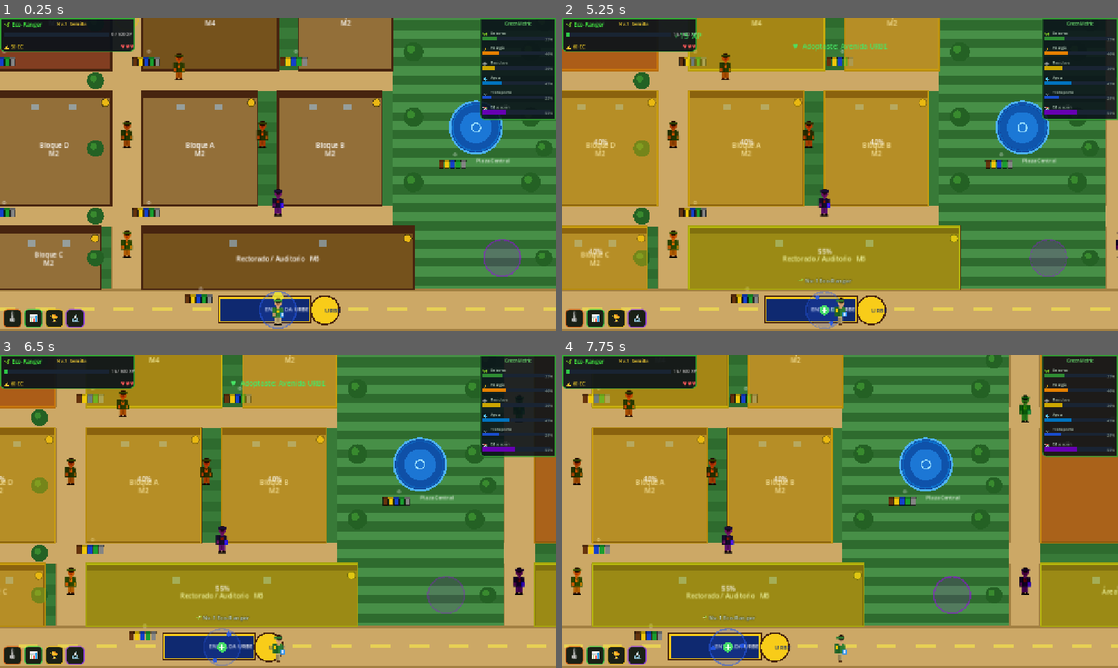
Above: before the commit, frames 1-4 (two rows, left to right).
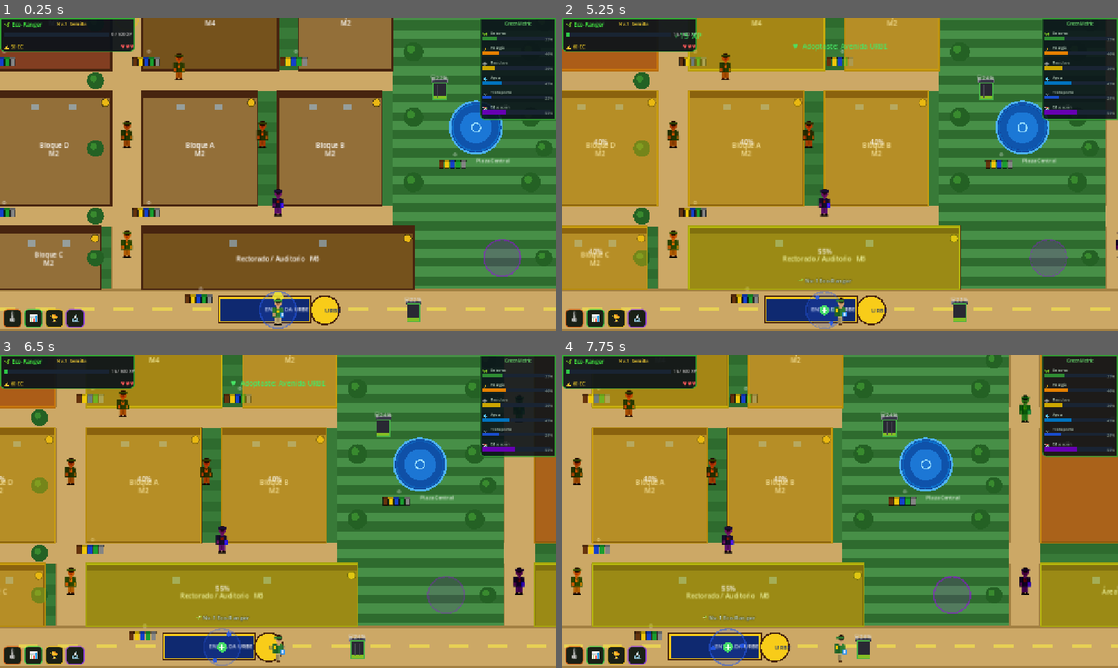
Above: after the commit, the same moments.

Repository: thewasiii123/green-metric-urbe
Game: Godot game, scene res://scenes/mapa/scene_mapa_mundo.tscn
Same seed, same stepped clock (60 frames per second), same inputs: the game is played once before the commit and once after it. This scene is started directly instead of the project's main scene.
Inputs (mouse positions are in pixels of both pictures, inside the frame that each line leads up to):
- Up to frame 1 (0.25 s): no input
- Up to frame 2 (5.25 s): click "🌡" at 0.5 s; click "📊" at 1.25 s; click "🏆" at 2 s; click "🔬" at 2.75 s; click "Siguiente →" at 3.5 s; click "Saltar tutorial" at 4.25 s; tap Enter at 5 s; move the mouse to (962, 158) at 5.02 s; hold D (mover_derecha) from 5.03 s (still down); hold E (interactuar) from 5.03 s (still down); click (962, 158) at 5.17 s
- Up to frame 3 (6.5 s): release D (mover_derecha) at 5.75 s; release E (interactuar) at 5.75 s; drag from (166, 527) to (272, 486) at 5.77 s
- Up to frame 4 (7.75 s): move the mouse to (895, 442) at 6.52 s; hold D (mover_derecha) 6.53-7.25 s; tap Keypad Enter at 6.6 s; drag from (812, 574) to (778, 486) at 7.27 s

The runs differ from the first frame. In frame 1, 0.4% of the frame differs, in the area x 72-81%, y 18-98%; in frame 2, 0.4%; in frame 3, 0.4%, in the area x 62-71%, y 18-98%; in frame 4, 0.4%.

Commit message:
Add trash bin system: bins fill over time, player calls service for XP
scenes/mapa/contenedor_basura.gd (new):
- Node2D drawn with _draw(): body fills green→yellow→red as it fills
- Lid, decorative grooves, floating label showing % and status icon
- TASA_LLENADO=0.0028/s → 0-100% in ~6 min; random start 10-55%
- Pulsing red border at >=80% full (2 Hz via _pulse_t)
- solicitar_servicio(): 4s cooldown then emits vaciado(xp)
- XP scale: 5/7/10/15/20 depending on fill level at call time
- vaciado signal for SceneMapaMundo to react

SceneMapaMundo.gd:
- 5 bins at walkable positions: Cafetín (328,185), Bloque A (552,185),
  Corredor Oeste (216,490), Plaza Central (920,400), Avenida URBE (880,740)
- Panel UI: bin name, fill bar (color-coded), status text with XP preview,
  "Llamar servicio" button, Cerrar button
- E key: closes panel if open; checks bins before green zones
- _on_contenedor_vaciado: grants XP + EC, adds 0.02-0.04 to M3 progress,
  shows notification

Co-Authored-By: Claude Sonnet 4.6 <noreply@anthropic.com>

Diff:
--- a/scenes/mapa/SceneMapaMundo.gd
+++ b/scenes/mapa/SceneMapaMundo.gd
@@ -22,6 +22,7 @@
 const SIMULADOR_ESCENA          := preload("res://scenes/ui/simulador_decision.gd")
 const RESULTADOS_ESCENA         := preload("res://scenes/ui/resultados_greenmetric.gd")
 const ZONA_VERDE_ESCENA         := preload("res://scenes/mapa/zona_verde.gd")
+const CONTENEDOR_ESCENA         := preload("res://scenes/mapa/contenedor_basura.gd")
 
 # ── Sistema de niveles ───────────────────────────────────────
 const NIVELES : Array = [
@@ -391,6 +392,16 @@
 var _pzm_costo_lbl       : Label       = null
 var _pzm_btn_mejorar     : Button      = null
 var _zona_en_panel       : Node2D      = null
+
+# ── Contenedores de basura ────────────────────────────────────
+var _contenedores        : Array    = []
+var _panel_contenedor    : Panel    = null
+var _pc_titulo_lbl       : Label    = null
+var _pc_barra_bg         : ColorRect = null
+var _pc_barra_fill       : ColorRect = null
+var _pc_estado_lbl       : Label    = null
+var _pc_btn_servicio     : Button   = null
+var _contenedor_en_panel : Node2D   = null
 var _timer_crisis     : float       = 0.0
 const _CRISIS_MIN     : float       = 90.0
 const _CRISIS_MAX     : float       = 180.0
@@ -426,6 +437,7 @@
 	_construir_notificacion_zona()
 	_construir_panel_completado()
 	_construir_panel_zona_mejora()
+	_construir_panel_contenedor()
 	_actualizar_hud()
 
 	# Conectar señal de interacción del jugador para efecto de cámara
@@ -626,9 +638,14 @@
 		return
 	if _minijuego_residuos and _minijuego_residuos.visible:
 		return
+	if _panel_contenedor and _panel_contenedor.visible:
+		_cerrar_panel_contenedor()
+		return
 	if _zona_activa != "":
 		_mostrar_pantalla_mision()
 	else:
+		if _verificar_contenedor_cercano():
+			return
 		_verificar_zona_verde_cercana()
 
 
@@ -1224,6 +1241,9 @@
 	# Zonas verdes adoptables
 	_spawn_zonas_verdes()
 
+	# Contenedores de basura
+	_spawn_contenedores()
+
 	# EcoCredits label (esquina superior derecha)
 	_hud_creditos_lbl = Label.new()
 	_hud_creditos_lbl.set_anchors_preset(Control.PRESET_TOP_LEFT)
@@ -1474,6 +1494,209 @@
 		_hud_canvas.add_child(btn)
 
 
+# ════════════════════════════════════════════════════════════
+# CONTENEDORES DE BASURA
+# ════════════════════════════════════════════════════════════
+const DATOS_CONTENEDORES : Array = [
+	# Norte del Cafetín (franja norte, y≈185)
+	{"nombre": "Cafetín",        "pos": Vector2(328, 185)},
+	# Norte del Bloque A (franja norte, y≈185)
+	{"nombre": "Bloque A",       "pos": Vector2(552, 185)},
+	# Corredor oeste fila-2 (x=192..240, entre Bloque G y Bloque D)
+	{"nombre": "Corredor Oeste", "pos": Vector2(216, 490)},
+	# Plaza Central (área abierta este del campus)
+	{"nombre": "Plaza Central",  "pos": Vector2(920, 400)},
+	# Avenida URBE (sur del campus, y>704)
+	{"nombre": "Avenida URBE",   "pos": Vector2(880, 740)},
+]
+
+func _spawn_contenedores() -> void:
+	for dato : Dictionary in DATOS_CONTENEDORES:
+		var c := CONTENEDOR_ESCENA.new()
+		c.nombre_bin = dato["nombre"]
+		c.position   = dato["pos"]
+		c.z_index    = 2
+		add_child(c)
+		c.vaciado.connect(_on_contenedor_vaciado.bind(c))
+		_contenedores.append(c)
+	print("🗑 %d contenedores instanciados" % _contenedores.size())
+
+
+func _construir_panel_contenedor() -> void:
+	_panel_contenedor = Panel.new()
+	_panel_contenedor.set_anchors_preset(Control.PRESET_CENTER)
+	_panel_contenedor.custom_minimum_size = Vector2(340, 210)
+	_panel_contenedor.offset_left   = -170
+	_panel_contenedor.offset_top    = -105
+	_panel_contenedor.offset_right  =  170
+	_panel_contenedor.offset_bottom =  105
+	var ps := StyleBoxFlat.new()
+	ps.bg_color     = Color(0.06, 0.06, 0.08, 0.97)
+	ps.border_color = Color(0.55, 0.42, 0.12)
+	ps.set_border_width_all(3)
+	ps.set_corner_radius_all(14)
+	ps.shadow_color = Color(0.40, 0.30, 0.05, 0.50)
+	ps.shadow_size  = 16
+	_panel_contenedor.add_theme_stylebox_override("panel", ps)
+	_panel_contenedor.visible = false
+	_hud_canvas.add_child(_panel_contenedor)
+
+	var mg := MarginContainer.new()
+	mg.set_anchors_and_offsets_preset(Control.PRESET_FULL_RECT)
+	for m in ["margin_left", "margin_right", "margin_top", "margin_bottom"]:
+		mg.add_theme_constant_override(m, 20)
+	_panel_contenedor.add_child(mg)
+
+	var vbox := VBoxContainer.new()
+	vbox.add_theme_constant_override("separation", 10)
+	mg.add_child(vbox)
+
+	# Título
+	_pc_titulo_lbl = Label.new()
+	_pc_titulo_lbl.horizontal_alignment = HORIZONTAL_ALIGNMENT_CENTER
+	_pc_titulo_lbl.add_theme_font_size_override("font_size", 15)
+	_pc_titulo_lbl.add_theme_color_override("font_color", Color(1.0, 0.85, 0.30))
+	vbox.add_child(_pc_titulo_lbl)
+
+	# Barra de llenado
+	_pc_barra_bg = ColorRect.new()
+	_pc_barra_bg.custom_minimum_size = Vector2(280, 16)
+	_pc_barra_bg.size_flags_horizontal = Control.SIZE_SHRINK_CENTER
+	_pc_barra_bg.color = Color(0.12, 0.10, 0.06)
+	vbox.add_child(_pc_barra_bg)
+
+	_pc_barra_fill = ColorRect.new()
+	_pc_barra_fill.size = Vector2(0, 16)
+	_pc_barra_fill.color = Color(0.28, 0.72, 0.22)
+	_pc_barra_bg.add_child(_pc_barra_fill)
+
+	# Estado / porcentaje
+	_pc_estado_lbl = Label.new()
+	_pc_estado_lbl.horizontal_alignment = HORIZONTAL_ALIGNMENT_CENTER
+	_pc_estado_lbl.add_theme_font_size_override("font_size", 12)
+	_pc_estado_lbl.add_theme_color_override("font_color", Color(0.80, 0.80, 0.80))
+	vbox.add_child(_pc_estado_lbl)
+
+	# Botón llamar servicio
+	_pc_btn_servicio = Button.new()
+	_pc_btn_servicio.custom_minimum_size = Vector2(0, 40)
+	_pc_btn_servicio.add_theme_font_size_override("font_size", 13)
+	var sb := StyleBoxFlat.new()
+	sb.bg_color     = Color(0.12, 0.22, 0.10)
+	sb.border_color = Color(0.35, 0.78, 0.28)
+	sb.set_border_width_all(2)
+	sb.set_corner_radius_all(8)
+	_pc_btn_servicio.add_theme_stylebox_override("normal", sb)
+	_pc_btn_servicio.pressed.connect(_on_btn_servicio_contenedor)
+	vbox.add_child(_pc_btn_servicio)
+
+	# Botón cerrar
+	var btn_c := Button.new()
+	btn_c.text = "Cerrar"
+	btn_c.custom_minimum_size = Vector2(0, 32)
+	btn_c.add_theme_font_size_override("font_size", 11)
+	var sc := StyleBoxFlat.new()
+	sc.bg_color     = Color(0.12, 0.06, 0.06)
+	sc.border_color = Color(0.55, 0.20, 0.20)
+	sc.set_border_width_all(1)
+	sc.set_corner_radius_all(6)
+	btn_c.add_theme_stylebox_override("normal", sc)
+	btn_c.pressed.connect(_cerrar_panel_contenedor)
+	vbox.add_child(btn_c)
+
+
+func _verificar_contenedor_cercano() -> bool:
+	var radio : float = 52.0
+	for nodo in _contenedores:
+		var c : Node2D = nodo as Node2D
+		if not is_instance_valid(c): continue
+		if jugador.global_position.distance_to(c.global_position) > radio: continue
+		_mostrar_panel_contenedor(c)
+		return true
+	return false
+
+
+func _mostrar_panel_contenedor(c: Node2D) -> void:
+	_contenedor_en_panel = c
+	var pct  : int    = c.porcentaje()
+	var lleno : bool  = c.esta_lleno()
+	var serv  : bool  = c.en_servicio
+
+	_pc_titulo_lbl.text = "🗑 Contenedor — %s" % c.nombre_bin
+
+	# Barra de llenado
+	var bar_w : float = 280.0
+	var col : Color
+	if pct >= 80:
+		col = Color(0.88, 0.12, 0.12)
+	elif pct >= 50:
+		col = Color(0.88, 0.72, 0.08)
+	else:
+		col = Color(0.28, 0.72, 0.22)
+	_pc_barra_fill.color  = col
+	_pc_barra_fill.size.x = bar_w * clampf(pct / 100.0, 0.0, 1.0)
+
+	# Texto de estado
+	if serv:
+		_pc_estado_lbl.text = "🧹 Limpiando... el servicio está en camino"
+		_pc_btn_servicio.text    = "En servicio..."
+		_pc_btn_servicio.disabled = true
+	else:
+		var estado_txt : String
+		if pct >= 90:
+			estado_txt = "⚠ URGENTE — %d%% lleno   (+20 XP si lo vacías ahora)" % pct
+		elif pct >= 70:
+			estado_txt = "Bastante lleno — %d%%   (+15 XP)" % pct
+		elif pct >= 50:
+			estado_txt = "Medio lleno — %d%%   (+10 XP)" % pct
+		else:
+			estado_txt = "Poco lleno — %d%%   (+5~7 XP)" % pct
+		_pc_estado_lbl.text       = estado_txt
+		_pc_btn_servicio.text     = "📞 Llamar servicio de limpieza"
+		_pc_btn_servicio.disabled = false
+
+	_panel_contenedor.modulate.a = 0.0
+	_panel_contenedor.visible    = true
+	var tw := create_tween()
+	tw.tween_property(_panel_contenedor, "modulate:a", 1.0, 0.18)
+
+
+func _cerrar_panel_contenedor() -> void:
+	if not is_instance_valid(_panel_contenedor): return
+	var tw := create_tween()
+	tw.tween_property(_panel_contenedor, "modulate:a", 0.0, 0.14)
+	tw.tween_callback(func(): _panel_contenedor.visible = false)
+	_contenedor_en_panel = null
+
+
+func _on_btn_servicio_contenedor() -> void:
+	if not is_instance_valid(_contenedor_en_panel): return
+	var c : Node2D = _contenedor_en_panel
+	if c.en_servicio: return
+	c.solicitar_servicio()
+	_sfx("zona")
+	_cerrar_panel_contenedor()
+	_mostrar_notificacion_zona("📞", "Servicio en camino a: %s" % c.nombre_bin,
+			Color(0.55, 0.85, 1.0))
+
+
+func _on_contenedor_vaciado(xp: int, c: Node2D) -> void:
+	_aplicar_xp(xp, "contenedor_%s" % c.nombre_bin.to_lower().replace(" ", "_"))
+	EconomiaManager.ganar_creditos(xp / 4)
+	# Contribuye al progreso M3 (Residuos)
+	var delta : float = 0.02 + float(xp) / 1000.0
+	var prev  : float = float(_progreso_modulos.get(3, 0.0))
+	_progreso_modulos[3] = clampf(prev + delta, 0.0, 1.0)
+	_actualizar_sidebar()
+	var msg : String
+	if xp >= 20:
+		msg = "🗑 ¡Contenedor vacío! Servicio excelente  +%d XP" % xp
+	else:
+		msg = "🗑 Contenedor vaciado  +%d XP" % xp
+	_mostrar_notificacion_zona("✓", msg, Color(0.30, 0.90, 0.42))
+	_sfx("xp_bonus" if xp >= 15 else "xp")
+
+
 func _on_insignia_obtenida(_id: String, nombre: String, icono: String) -> void:
 	if not _insignia_lbl: return
 	_insignia_lbl.text    = "%s  ¡Insignia desbloqueada: %s!" % [icono, nombre]
--- /dev/null
+++ b/scenes/mapa/contenedor_basura.gd
@@ -0,0 +1,143 @@
+# contenedor_basura.gd — URBE Rangers: Eco-Quest
+# Contenedor de basura interactivo que se llena con el tiempo.
+extends Node2D
+
+signal vaciado(xp_ganado: int)
+
+const TASA_LLENADO : float = 0.0028   # por segundo → 0→100% en ~6 min
+const ANCHO        : float = 20.0
+const ALTO         : float = 26.0
+
+var nombre_bin    : String = "Contenedor"
+var nivel_llenado : float  = 0.0      # 0.0..1.0
+var en_servicio   : bool   = false
+
+var _pulse_t : float = 0.0
+var _label   : Label = null
+
+
+func _ready() -> void:
+	nivel_llenado = randf_range(0.10, 0.55)
+	_crear_label()
+	queue_redraw()
+
+
+func _crear_label() -> void:
+	_label = Label.new()
+	_label.add_theme_font_size_override("font_size", 9)
+	_label.position             = Vector2(-16.0, -ALTO * 0.5 - 14.0)
+	_label.custom_minimum_size  = Vector2(32.0, 14.0)
+	_label.horizontal_alignment = HORIZONTAL_ALIGNMENT_CENTER
+	add_child(_label)
+	_actualizar_label()
+
+
+func _process(delta: float) -> void:
+	if en_servicio:
+		return
+	var prev := nivel_llenado
+	nivel_llenado = minf(nivel_llenado + TASA_LLENADO * delta, 1.0)
+	var tick := int(prev * 25) != int(nivel_llenado * 25)
+	if nivel_llenado >= 0.8:
+		_pulse_t += delta
+		var pulso := int(_pulse_t * 2.0) != int((_pulse_t - delta) * 2.0)
+		if tick or pulso:
+			queue_redraw()
+			_actualizar_label()
+	elif tick:
+		queue_redraw()
+		_actualizar_label()
+
+
+func _draw() -> void:
+	var hw := ANCHO * 0.5
+	var hh := ALTO  * 0.5
+
+	if en_servicio:
+		draw_rect(Rect2(-hw, -hh, ANCHO, ALTO), Color(0.12, 0.14, 0.18), true)
+		draw_rect(Rect2(-hw, -hh, ANCHO, ALTO), Color(0.40, 0.42, 0.48), false, 1.5)
+		return
+
+	# Cuerpo del contenedor
+	draw_rect(Rect2(-hw, -hh, ANCHO, ALTO), Color(0.16, 0.16, 0.20), true)
+
+	# Relleno (crece de abajo hacia arriba)
+	if nivel_llenado > 0.01:
+		var fill_h := ALTO * nivel_llenado
+		draw_rect(Rect2(-hw, hh - fill_h, ANCHO, fill_h), _color_nivel(), true)
+
+	# Tapa
+	draw_rect(Rect2(-hw - 2.0, -hh - 5.0, ANCHO + 4.0, 5.0), Color(0.22, 0.22, 0.28), true)
+	draw_rect(Rect2(-hw - 2.0, -hh - 5.0, ANCHO + 4.0, 5.0), Color(0.48, 0.48, 0.52), false, 1.0)
+
+	# Contorno — pulsa rojo cuando ≥80%
+	var borde : Color
+	if nivel_llenado >= 0.8:
+		var p := abs(sin(_pulse_t * PI * 2.0))
+		borde = Color(0.88 + 0.12 * p, 0.10, 0.10)
+	elif nivel_llenado >= 0.5:
+		borde = Color(0.88, 0.70, 0.08)
+	else:
+		borde = Color(0.28, 0.70, 0.28)
+	draw_rect(Rect2(-hw, -hh, ANCHO, ALTO), borde, false, 1.5)
+
+	# Ranuras decorativas
+	draw_line(Vector2(-hw * 0.33, -hh + 3.0), Vector2(-hw * 0.33, hh - 3.0),
+			Color(0.28, 0.28, 0.32), 0.8)
+	draw_line(Vector2( hw * 0.33, -hh + 3.0), Vector2( hw * 0.33, hh - 3.0),
+			Color(0.28, 0.28, 0.32), 0.8)
+
+
+func _color_nivel() -> Color:
+	if nivel_llenado <= 0.5:
+		return Color(0.20, 0.75, 0.20).lerp(Color(0.88, 0.75, 0.08), nivel_llenado * 2.0)
+	return Color(0.88, 0.75, 0.08).lerp(Color(0.88, 0.12, 0.08), (nivel_llenado - 0.5) * 2.0)
+
+
+func _actualizar_label() -> void:
+	if not is_instance_valid(_label):
+		return
+	if en_servicio:
+		_label.text = "🧹..."
+		_label.add_theme_color_override("font_color", Color(0.55, 0.85, 1.0))
+		return
+	var pct   := int(nivel_llenado * 100)
+	var icono := "⚠" if nivel_llenado >= 0.8 else "🗑"
+	_label.text = "%s%d%%" % [icono, pct]
+	_label.add_theme_color_override("font_color",
+			Color(1.0, 0.28, 0.28) if nivel_llenado >= 0.8 else Color(0.85, 0.85, 0.85))
+
+
+func porcentaje() -> int:
+	return int(nivel_llenado * 100)
+
+
+func esta_lleno() -> bool:
+	return nivel_llenado >= 0.8
+
+
+func solicitar_servicio() -> void:
+	if en_servicio:
+		return
+	en_servicio = true
+	queue_redraw()
+	_actualizar_label()
+	get_tree().create_timer(4.0).timeout.connect(_servicio_completado, CONNECT_ONE_SHOT)
+
+
+func _servicio_completado() -> void:
+	var xp := _calcular_xp()
+	nivel_llenado = 0.0
+	en_servicio   = false
+	_pulse_t      = 0.0
+	queue_redraw()
+	_actualizar_label()
+	vaciado.emit(xp)
+
+
+func _calcular_xp() -> int:
+	if nivel_llenado >= 0.90: return 20
+	if nivel_llenado >= 0.70: return 15
+	if nivel_llenado >= 0.50: return 10
+	if nivel_llenado >= 0.30: return 7
+	return 5
